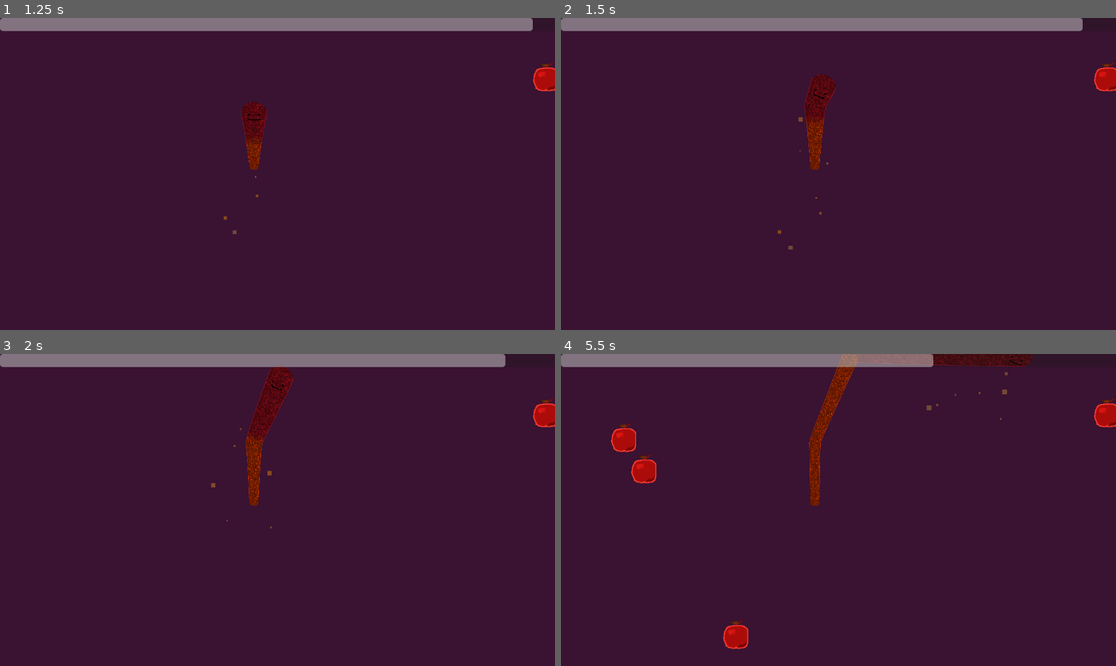
Above: before the commit, frames 1-4 (two rows, left to right).
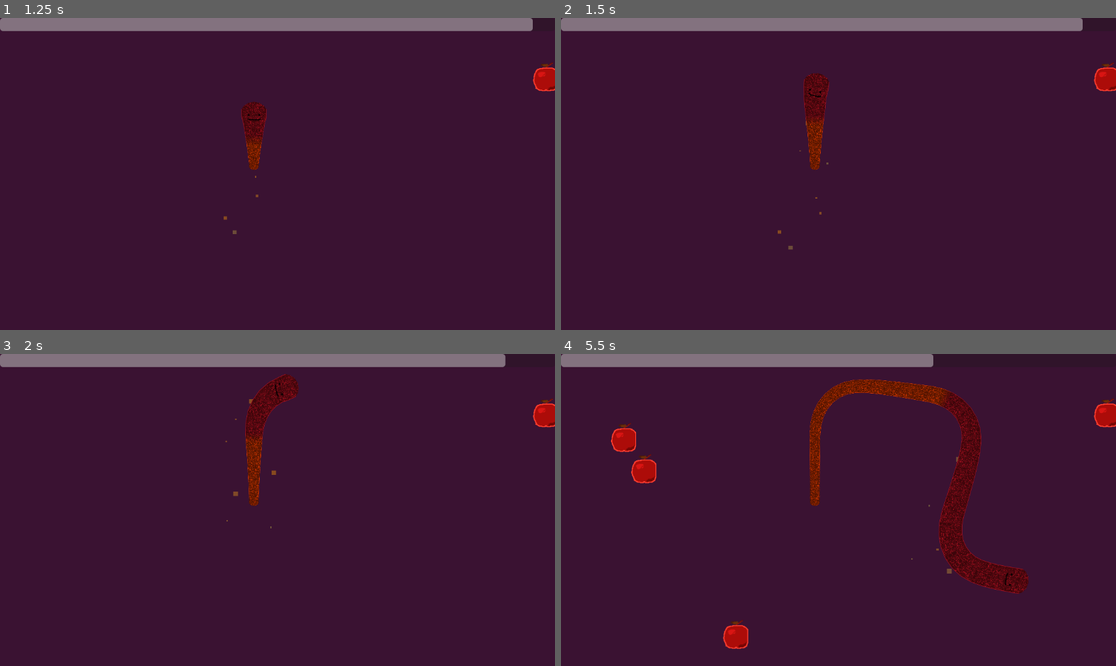
Above: after the commit, the same moments.

Repository: tylercchase/gmtk-2025
Game: Godot game, scene res://src/menus/main/main_menu.tscn
The game is run twice, just before and just after one commit, with the same random seed, the same clock (stepped at 60 frames per second) and the same inputs.
Inputs (mouse positions are in pixels of both pictures, inside the frame that each line leads up to):
- Up to frame 1 (1.25 s): click "Start" at 0.5 s
- Up to frame 2 (1.5 s): move the mouse to (960, 158) at 1.27 s; hold D (move_right) from 1.28 s (still down); click (960, 158) at 1.35 s
- Up to frame 3 (2 s): keep holding D (move_right)
- Up to frame 4 (5.5 s): release D (move_right) at 2 s; drag from (727, 525) to (838, 378) at 2.02 s; move the mouse to (894, 441) at 2.77 s; hold D (move_right) 2.78-3.5 s; tap Mouse wheel up (scroll_up) at 2.85 s; drag from (810, 572) to (1104, 413) at 3.52 s; move the mouse to (1005, 556) at 4.27 s; hold A (move_left) 4.28-5 s; tap Mouse wheel down (scroll_down) at 4.35 s; drag from (672, 463) to (738, 634) at 5.02 s

Frame 1 is identical in both runs. In frame 2, 0.4% of the frame differs, in the area x 42-50%, y 17-35%; in frame 3, 0.9%; in frame 4, 5.5%, in the area x 44-85%, y 0-77%.

Commit message:
feat: worm turns when holding key now

Diff:
--- a/src/level/level_manager.gd
+++ b/src/level/level_manager.gd
@@ -17,7 +17,7 @@
 	timer.autostart = true
 	timer.one_shot = true
 	add_child(timer)
-	timer.start(State.round_time)
+	timer.start(State.get_modifiers("round-time", State.round_time))
 	timer.timeout.connect(_on_timer_timeout)
 	Events.item_collected.connect(_on_item_collected)
 
@@ -31,7 +31,7 @@
 
 func _process(_delta: float) -> void:
 	progress_bar.value =  timer.time_left / timer.wait_time
-	low_time_vignette.material.set("shader_parameter/radius", (1.0 - progress_bar.value) * 0.7)
+	low_time_vignette.material.set("shader_parameter/radius", (1.0 - progress_bar.value) * 0.6)
 
 func _on_item_collected(item: Item, node: Node):
 	var modified_amount = State.get_modifiers(item.id, 1)
--- a/src/menus/upgrade/upgrade_menu.tscn
+++ b/src/menus/upgrade/upgrade_menu.tscn
@@ -20,6 +20,7 @@
 [ext_resource type="Texture2D" uid="uid://umijbffbtn2x" path="res://src/upgrades/upgrades/icons/Tail_Increase.png" id="11_h64j7"]
 [ext_resource type="Texture2D" uid="uid://cim2tgh6nwpg1" path="res://src/upgrades/upgrades/icons/orange_spawn.png" id="11_w4ida"]
 [ext_resource type="Texture2D" uid="uid://duxq6k5s17plu" path="res://src/upgrades/upgrades/icons/Spawn_Chance_Up.png" id="12_rqjkk"]
+[ext_resource type="Resource" uid="uid://m66bq8g8dp48" path="res://src/upgrades/upgrades/resources/round_time.tres" id="17_5ocal"]
 
 [sub_resource type="Gradient" id="Gradient_t3hjq"]
 offsets = PackedFloat32Array(1)
@@ -113,6 +114,15 @@
 upgrade_resource = ExtResource("9_nv4kv")
 metadata/_edit_use_anchors_ = true
 
+[node name="Button8" parent="Node2D/UpgradeContainer" instance=ExtResource("2_5gbj0")]
+offset_left = -77.3823
+offset_top = -446.108
+offset_right = -5.38232
+offset_bottom = -374.108
+icon = ExtResource("7_hv3dt")
+upgrade_resource = ExtResource("17_5ocal")
+metadata/_edit_use_anchors_ = true
+
 [node name="UpgradeTooltip" parent="." instance=ExtResource("5_siov3")]
 metadata/_edit_use_anchors_ = true
 
--- a/src/player/player.gd
+++ b/src/player/player.gd
@@ -4,19 +4,14 @@
 @export var SPEED = 200
 
 var direction = Vector2(0,-1)
-var rotation_amount = 75
+var rotation_amount = 0.04
 
 var screen_size # Size of the game window.
 
+var target_angle = rotation
 func _ready():
 	screen_size = get_viewport_rect().size
 
-func _input(_event: InputEvent) -> void:
-	# some way of turning faster here
-	if Input.is_action_just_pressed("move_right"):
-		rotate(-rotation_amount)
-	elif Input.is_action_just_pressed("move_left"):
-		rotate(rotation_amount)
 
 
 func _process(delta: float) -> void:
@@ -25,3 +20,8 @@
 	 Vector2.ZERO,
 	 screen_size
 	)
+	if Input.is_action_pressed("move_right"):
+		target_angle += rotation_amount
+	elif Input.is_action_pressed("move_left"):
+		target_angle -= rotation_amount
+	rotation = lerp_angle(rotation, target_angle, 0.1)
--- a/src/singletons/state.gd
+++ b/src/singletons/state.gd
@@ -32,8 +32,8 @@
 
 
 var inventory = {
-    "apple": 100000,
-    "orange": 10000
+    "apple": 0,
+    "orange": 0
 }
 
 ### seconds 'till a new thing spawn
--- /dev/null
+++ b/src/upgrades/upgrades/resources/round_time.tres
@@ -0,0 +1,41 @@
+[gd_resource type="Resource" script_class="StatUpgrade" load_steps=8 format=3 uid="uid://m66bq8g8dp48"]
+
+[ext_resource type="Script" uid="uid://bh0i4o5m8oh7a" path="res://src/upgrades/upgrade_cost.gd" id="1_efnul"]
+[ext_resource type="Script" uid="uid://ps2c8mb4abcu" path="res://src/upgrades/upgrade_requirement.gd" id="2_qfe5f"]
+[ext_resource type="Script" uid="uid://bnner40wkr4wm" path="res://src/upgrades/upgrades/stat_upgrade.gd" id="3_1s5cv"]
+
+[sub_resource type="Resource" id="Resource_efnul"]
+script = ExtResource("1_efnul")
+resource_id = "apple"
+amount = 10
+metadata/_custom_type_script = "uid://bh0i4o5m8oh7a"
+
+[sub_resource type="Resource" id="Resource_qfe5f"]
+script = ExtResource("1_efnul")
+resource_id = "apple"
+amount = 50
+metadata/_custom_type_script = "uid://bh0i4o5m8oh7a"
+
+[sub_resource type="Resource" id="Resource_1s5cv"]
+script = ExtResource("1_efnul")
+resource_id = "orange"
+amount = 10
+metadata/_custom_type_script = "uid://bh0i4o5m8oh7a"
+
+[sub_resource type="Resource" id="Resource_6bxpf"]
+script = ExtResource("1_efnul")
+resource_id = "orange"
+amount = 50
+metadata/_custom_type_script = "uid://bh0i4o5m8oh7a"
+
+[resource]
+script = ExtResource("3_1s5cv")
+stat_key = "round-time"
+type = 0
+value = 5.0
+name = "Round Time"
+description = "Adds 5 seconds to the total round time"
+id = "round-time-1"
+purchase_prices = Array[ExtResource("1_efnul")]([SubResource("Resource_efnul"), SubResource("Resource_qfe5f"), SubResource("Resource_1s5cv"), SubResource("Resource_6bxpf")])
+requirements = Array[ExtResource("2_qfe5f")]([])
+metadata/_custom_type_script = "uid://bnner40wkr4wm"
Not shown: 1 places in src/menus/upgrade/upgrade_menu.tscn that only renumber resources
